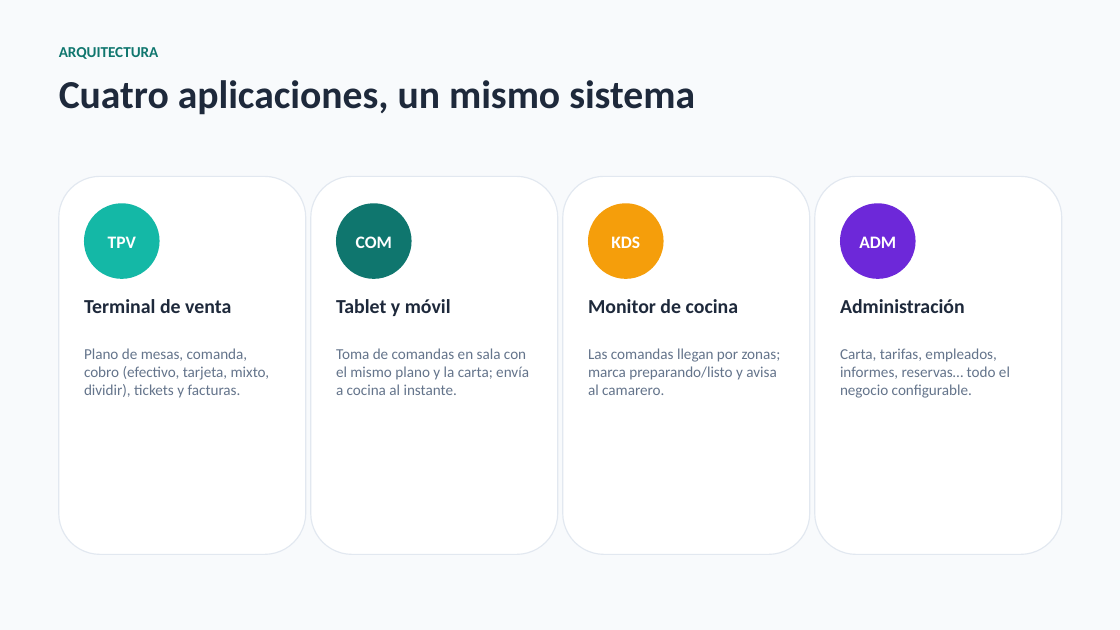
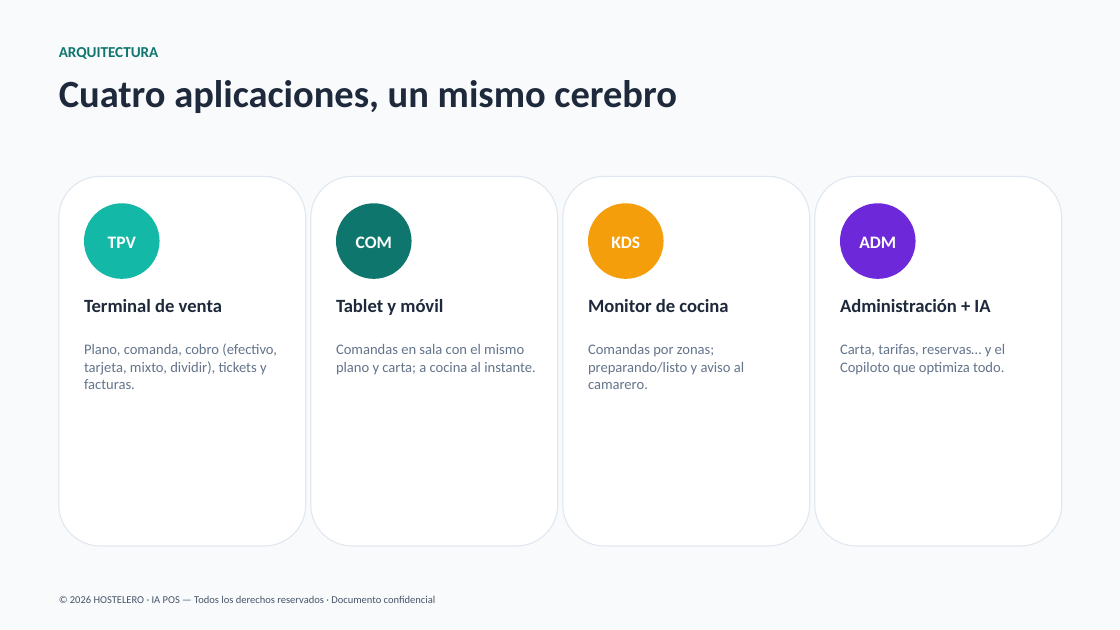
Before and after one commit to joanserramiret/HOSTELERO, a slide deck: slide 4 of HOSTELERO-Presentacion.pptx (slide 3 before the commit). Drawn at 1120x630 pixels with LibreOffice and Linux fonts; fonts in the diff are those of the drawing. Boxes give left, top, right and bottom in pixels: in the first picture for what was removed or moved away, otherwise in the second. Text is boxed around its words. In the diff, an @@ line names an element or a change of style, - is before the commit and + after.

Commit message:
HOSTELERO IA

```diff
--- a/HOSTELERO-Presentacion.pptx
+++ b/HOSTELERO-Presentacion.pptx
@@ text at [59,80,677,113]: text changed; size 34 to 33 pt @@
-Cuatro aplicaciones, un mismo sistema
+Cuatro aplicaciones, un mismo cerebro
@@ rounded rectangle: place and size @@
-rounded rectangle at [59,176,306,555]
+rounded rectangle at [59,176,306,546]
@@ rounded rectangle: place and size @@
-rounded rectangle at [311,176,558,555]
+rounded rectangle at [311,176,558,546]
@@ rounded rectangle: place and size @@
-rounded rectangle at [563,176,810,555]
+rounded rectangle at [563,176,810,546]
@@ rounded rectangle: place and size @@
-rounded rectangle at [815,176,1062,555]
+rounded rectangle at [815,176,1062,546]
@@ size 17 to 16 pt in 3 elements at [84,299,222,312], [336,299,443,315], [588,299,728,312] @@
@@ text at [840,299,990,312]: text changed; size 17 to 16 pt @@
-Administración
+Administración + IA
@@ text at [84,343,277,389]: text changed; size 13 to 12.5 pt @@
-Plano de mesas, comanda, cobro (efectivo, tarjeta, mixto, dividir), tickets y facturas.
+Plano, comanda, cobro (efectivo, tarjeta, mixto, dividir), tickets y facturas.
@@ text at [336,344,535,375]: text changed; size 13 to 12.5 pt @@
-Toma de comandas en sala con el mismo plano y la carta; envía a cocina al instante.
+Comandas en sala con el mismo plano y carta; a cocina al instante.
@@ text at [588,344,744,389]: text changed; size 13 to 12.5 pt @@
-Las comandas llegan por zonas; marca preparando/listo y avisa al camarero.
+Comandas por zonas; preparando/listo y aviso al camarero.
@@ text at [840,344,1006,375]: text changed; size 13 to 12.5 pt @@
-Carta, tarifas, empleados, informes, reservas… todo el negocio configurable.
+Carta, tarifas, reservas… y el Copiloto que optimiza todo.
@@ text added at [70,595,435,603], 9 pt, text #475569 @@
+© 2026 HOSTELERO · IA POS — Todos los derechos reservados · Documento confidencial
```
Also in this commit, not shown: 7 other slides changed, 5 slides added, 3 slides removed, 17 other files.
